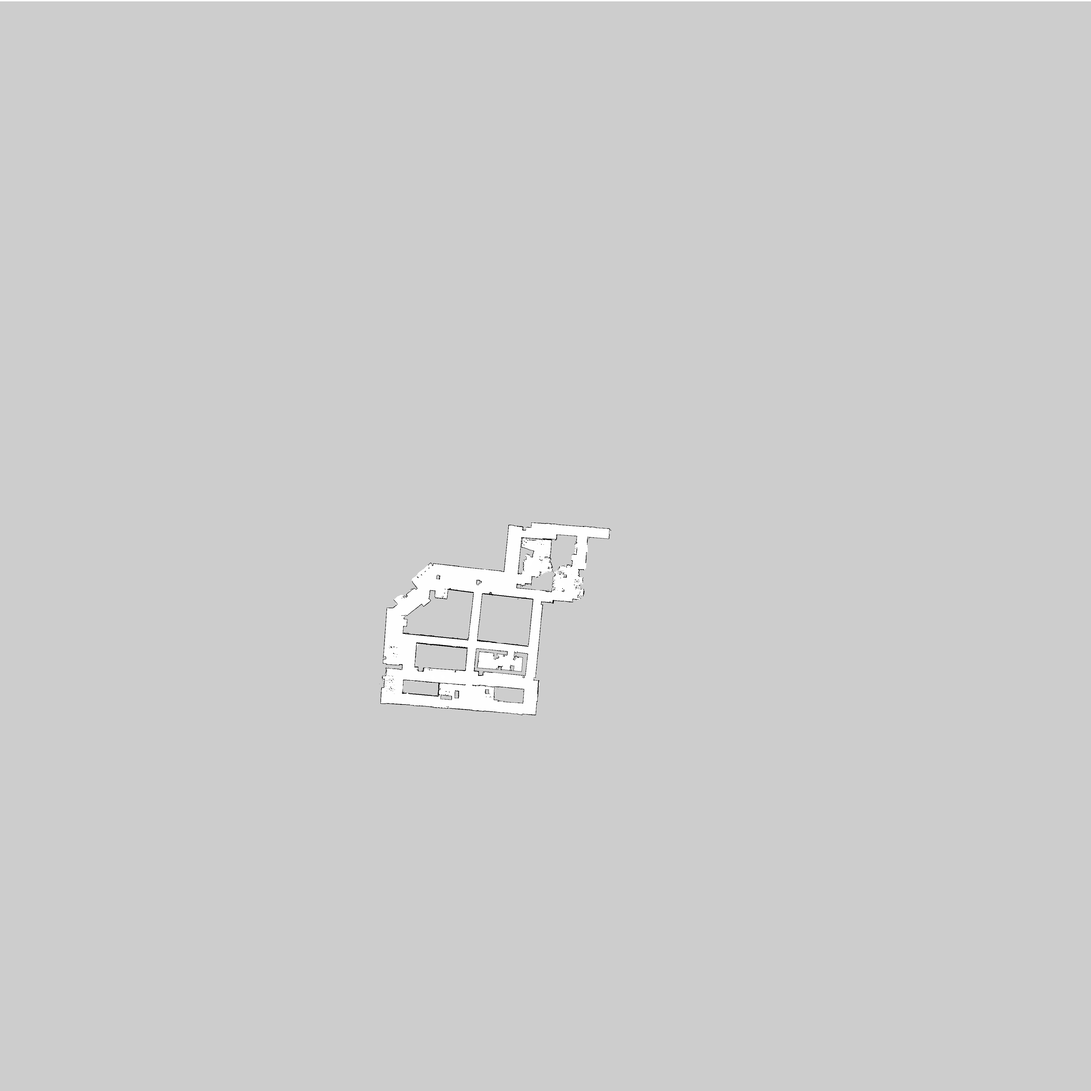
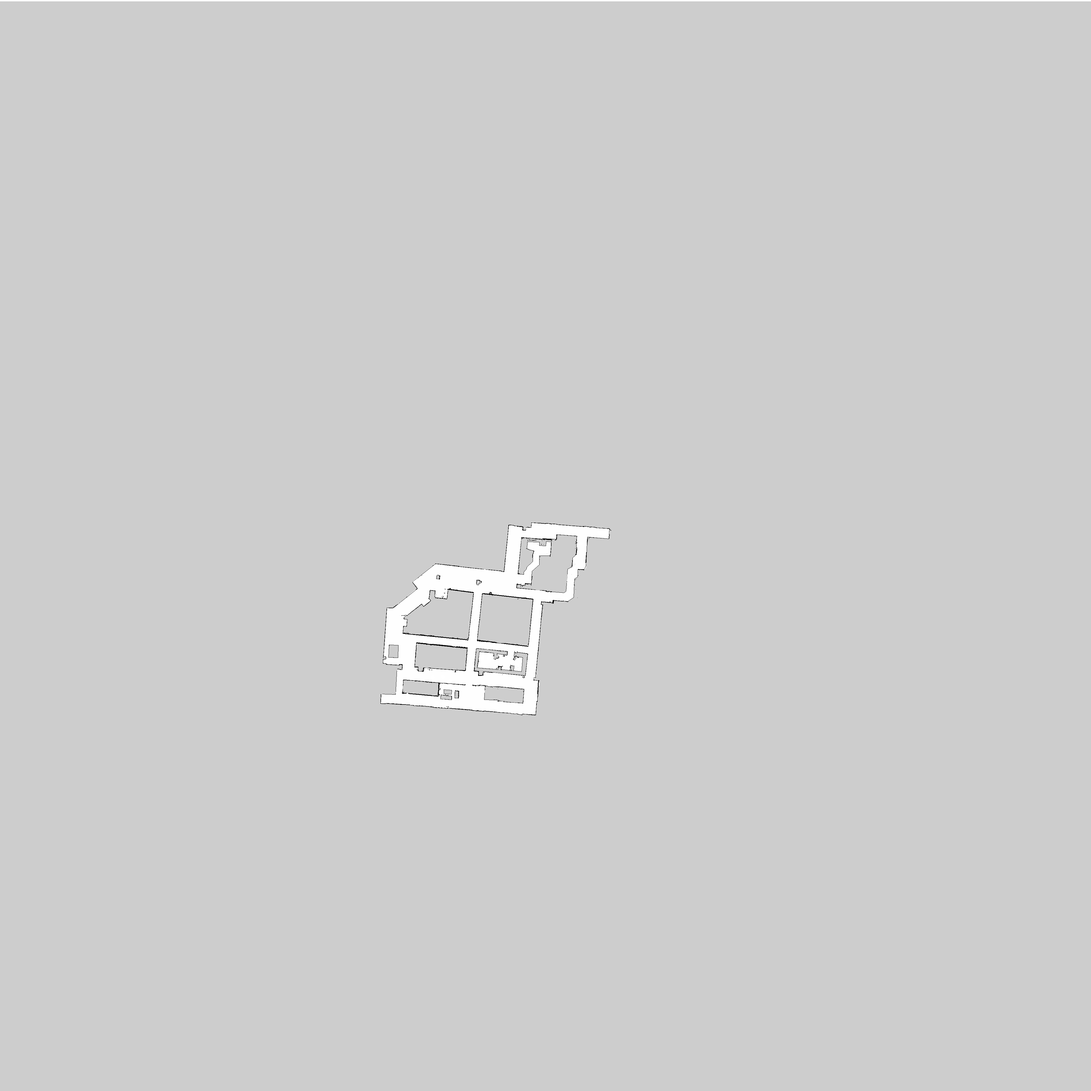
Two versions of the same layered image (1091x1091). Layer-by-layer changes:
painted on "new_whole_floor.pgm" over [379, 537, 589, 701]
